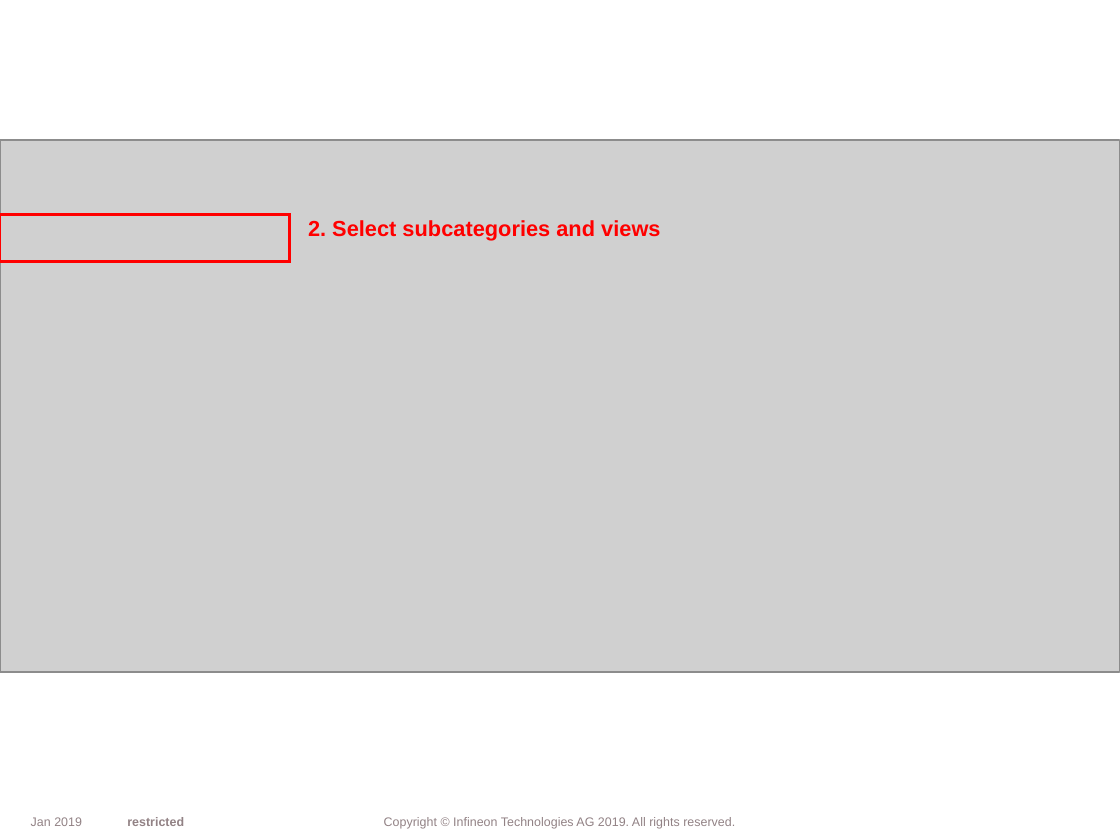
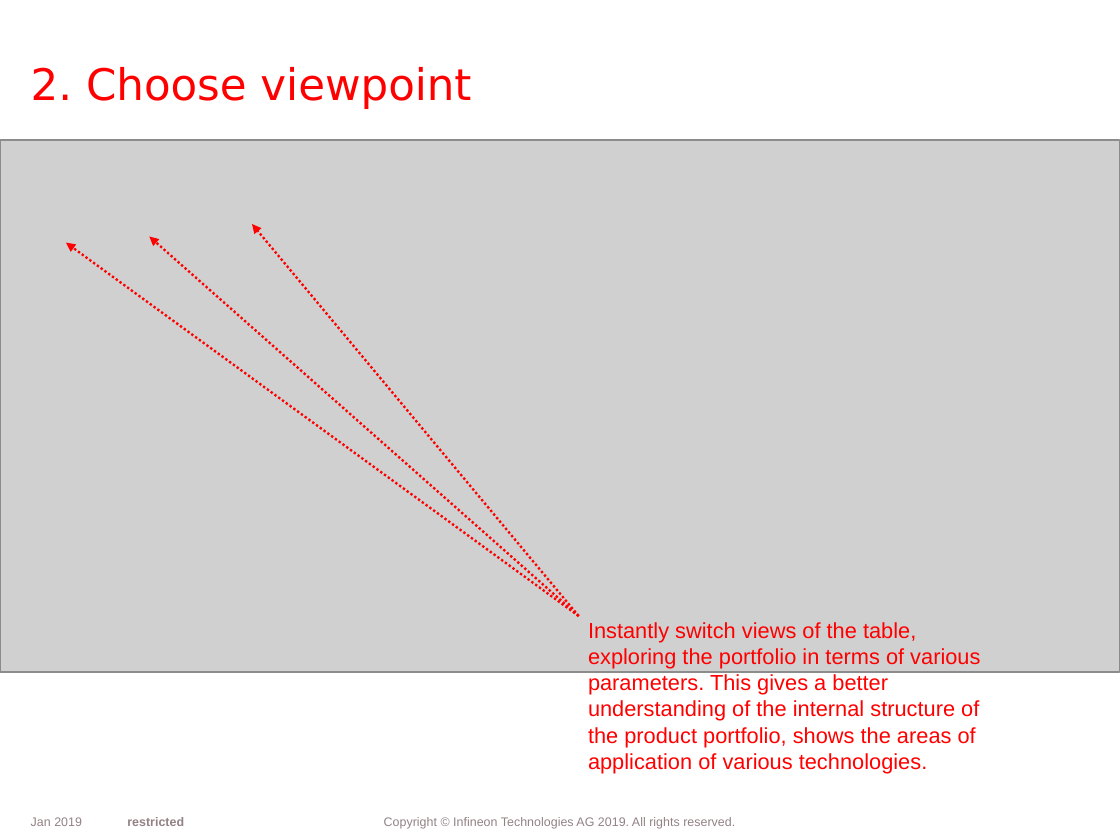
Before and after one commit to vbasov007/Infineon_Selection_Guide, a slide deck: slide 6 of Guides/Become infineon portfilio expert in 1 min.pptx (slide 5 before the commit). Drawn at 1120x840 pixels with LibreOffice and Linux fonts; fonts in the diff are those of the drawing; grey boxes stand for pictures; background and template pictures are left out. Boxes give left, top, right and bottom in pixels: in the first picture for what was removed or moved away, otherwise in the second. Text is boxed around its words. In the diff, an @@ line names an element or a change of style, - is before the commit and + after.

```diff
--- a/Guides/Become infineon portfilio expert in 1 min.pptx
+++ b/Guides/Become infineon portfilio expert in 1 min.pptx
@@ text added at box(31, 67, 471, 109), 28 pt, text #FF0000 @@
+2. Choose viewpoint
@@ rectangle removed at box(0, 215, 289, 262) @@
@@ arrow added from (579, 616) to (149, 236), #FF0000 1.5 pt dashed @@
@@ arrow added from (579, 616) to (252, 224), #FF0000 1.5 pt dashed @@
@@ text removed at box(308, 220, 660, 241) @@
-2. Select subcategories and views
@@ arrow added from (579, 616) to (66, 243), #FF0000 1.5 pt dashed @@
@@ text added at box(588, 622, 980, 774), 14 pt, text #FF0000 @@
+Instantly switch views of the table, exploring the portfolio in terms of various parameters. This gives a better understanding of the internal structure of the product portfolio, shows the areas of application of various technologies.
```
Also in this commit, not shown: 4 other slides changed, 3 slides added, 1 slide removed, 1 other file.
